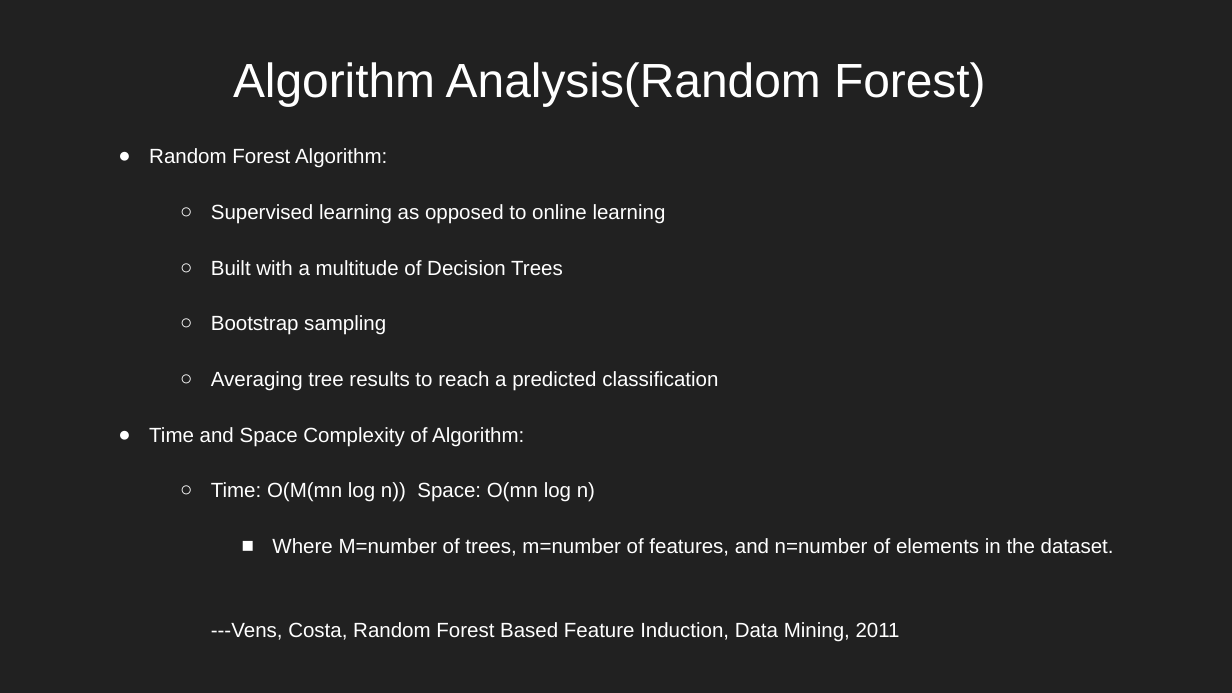
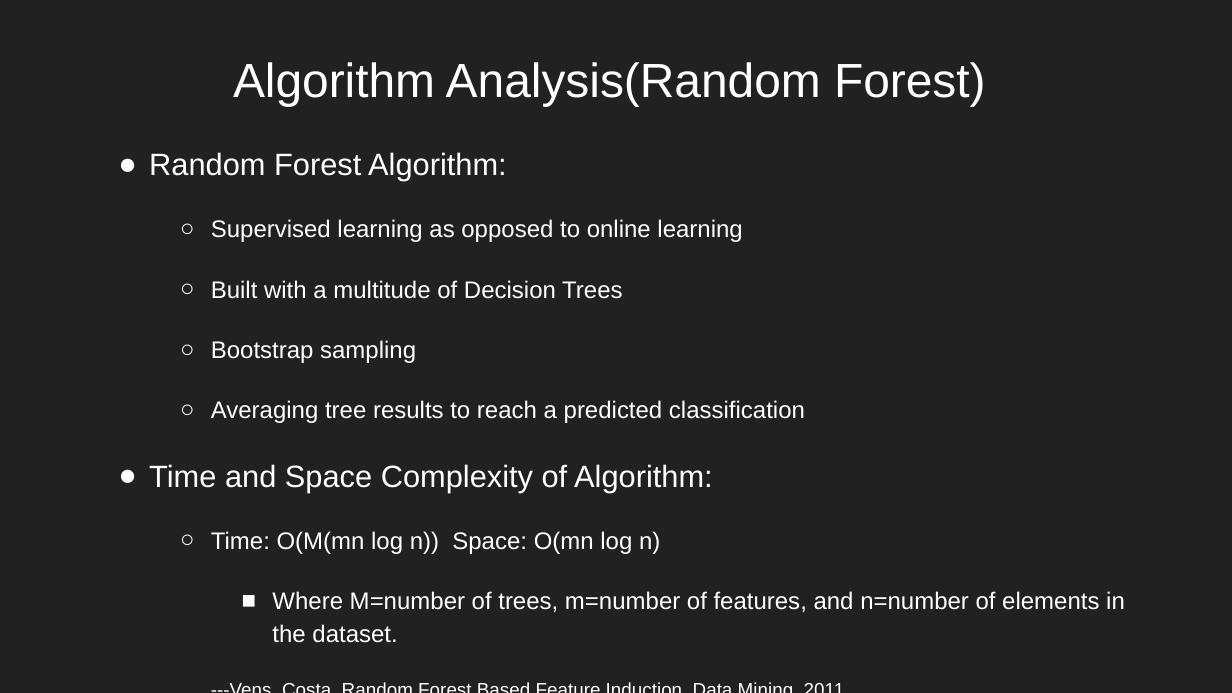
Before and after one commit to nreader72/NostraDomicile, a slide deck: slide 31 of docs/Progress_Reports/NostraDomicile (6).pptx. Drawn at 1232x693 pixels with LibreOffice and Linux fonts; fonts in the diff are those of the drawing; background and template pictures are left out. Boxes give left, top, right and bottom in pixels: in the first picture for what was removed or moved away, otherwise in the second. Text is boxed around its words. In the diff, an @@ line names an element or a change of style, - is before the commit and + after.

```diff
--- a/docs/Progress_Reports/NostraDomicile (6).pptx
+++ b/docs/Progress_Reports/NostraDomicile (6).pptx
@@ text "Random Forest Algorithm:" at <box>149,152,1125,643</box>: size 12 to 18 pt in "Random Forest Algorithm:", "Time and Space Complexity of Algorithm:"; size 12 to 14 pt in "Supervised learning as opposed to online learning", "Built with a multitude of Decision Trees", "Bootstrap sampling", "Averaging tree results to reach a predicted ..." and 2 more places; size 12 to 11 pt in "---Vens, Costa, Random Forest Based Feature Induction, ..." @@
```
Also in this commit, not shown: 4 other slides changed, 19 slides added, 1 other file.
